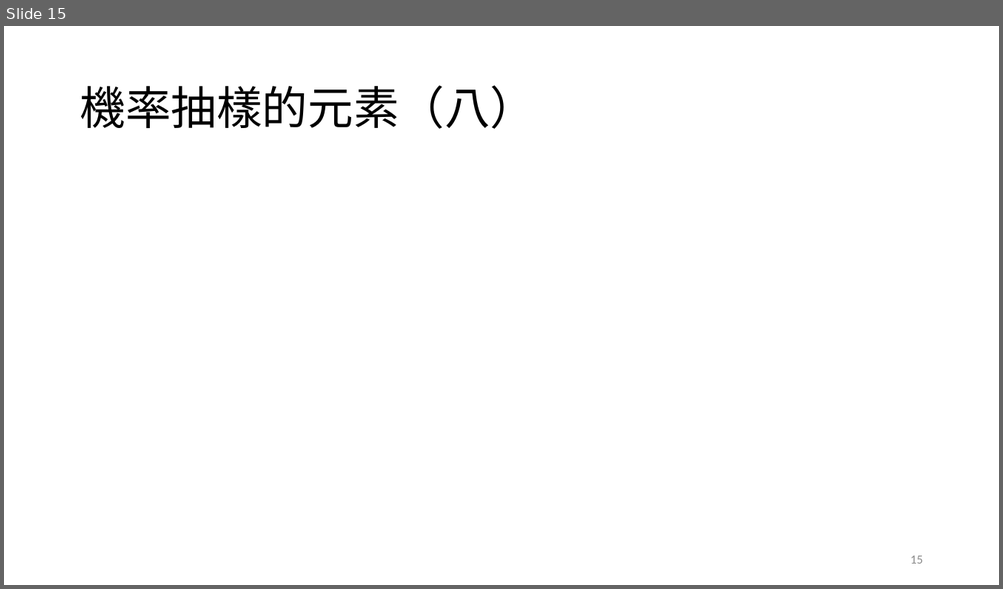
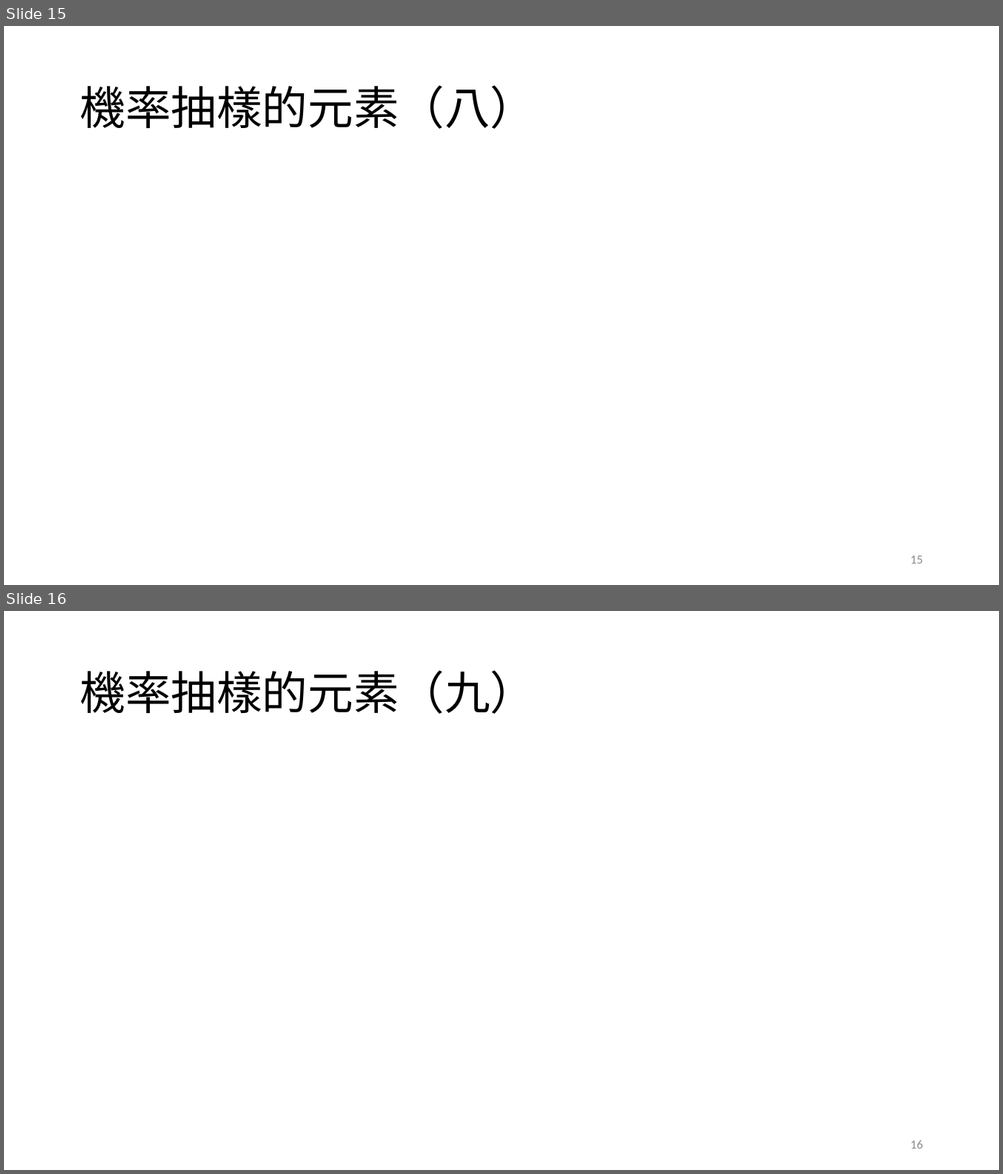
Before and after one commit to TsaiChiahung/PublicOpinion2026, a slide deck: 投影片/民意與調查Week5.pptx. Shown one above the other, each under a label of ours: slide 15 before the commit, slides 15 and 16 after it. The pictures are 1003x589 and 1003x1174 pixels, drawn with LibreOffice and Linux fonts; fonts in the diff are those of the drawing; grey boxes stand for pictures. Boxes give left, top, right and bottom in pixels: in the first picture for what was removed or moved away, otherwise in the second. Text is boxed around its words. In the diff, an @@ line names an element or a change of style, - is before the commit and + after.

```diff
--- a/投影片/民意與調查Week5.pptx
+++ b/投影片/民意與調查Week5.pptx
@@ slide 16 added at (4, 611, 999, 1170), background #FFFFFF @@
@@ title added at (79, 670, 535, 714), 44 pt, text #000000 @@
+機率抽樣的元素（九）
@@ page number added at (910, 1141, 922, 1149), 12 pt, text #8C8C8C @@
+16
```
Also in this commit, not shown: 1 slide changed, 9 other slides added.
